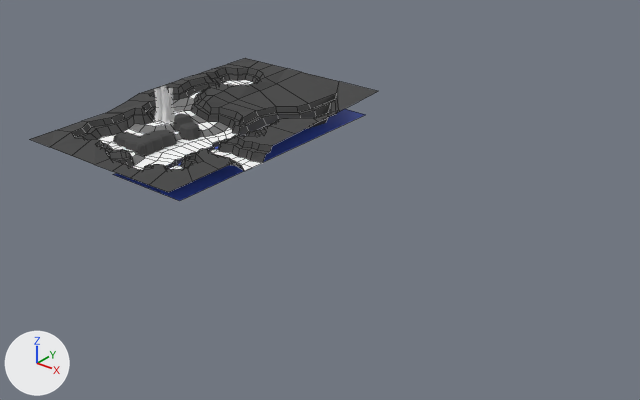
The Blender file Assets/Models/Terrain/bosque.blend as it was, and as the next commit left it.
Camera for both pictures: a camera (50 mm lens) standing at (254.0, -235.0, 137.0) and looking at (65.0, 1.0, -10.0). The axes (+X, +Y, +Z) are drawn at lower left. The lights are the same throughout. The picture after the commit comes second. Mesh edges are drawn as thin lines on the coarser meshes.

The older version as bpy lines, for what is in view:
```python
me_plane = bpy.data.meshes.new('Plane')
me_plane.from_pydata(...)  # 611 vertices, 567 faces; spans x -40.3..40.1, y -51.2..74.1, z -3.5..10.0
# faces by material slot: [438, 103, 26]
me_plane.materials.append(mat_material)  # dark grey #454545
me_plane.materials.append(mat_material_005)  # white #ffffff
me_plane.materials.append(mat_material_006)  # grey #7b7b7b
me_plane_003 = bpy.data.meshes.new('Plane.003')
me_plane_003.from_pydata([(0.1, -43.5, -1.6), (36.8, -43.5, -1.6), (0.1, 69.3, -1.6), (36.8, 69.3, -1.6)], [], [(0, 1, 3, 2)])
me_plane_003.materials.append(mat_material_004)  # blue #4c69e7
me_plane_005 = bpy.data.meshes.new('Plane.005')
me_plane_005.from_pydata(...)  # 168 vertices, 116 faces; spans x -19.1..2.4, y -29.3..5.6, z 0.0..7.4
me_plane_005.materials.append(mat_material)  # dark grey #454545
ob_plane_002 = bpy.data.objects.new('Plane.002', me_plane)
ob_plane_002.location = (0.0, 0.0, 0.0)
ob_plane_003 = bpy.data.objects.new('Plane.003', me_plane_003)
ob_plane_003.location = (0.0, 0.0, 0.0)
ob_plane_005 = bpy.data.objects.new('Plane.005', me_plane_005)
ob_plane_005.location = (0.0, 0.0, 0.0)
# also in view: 'Plane.004' at (-18.0, 0.0, 10.0)
```
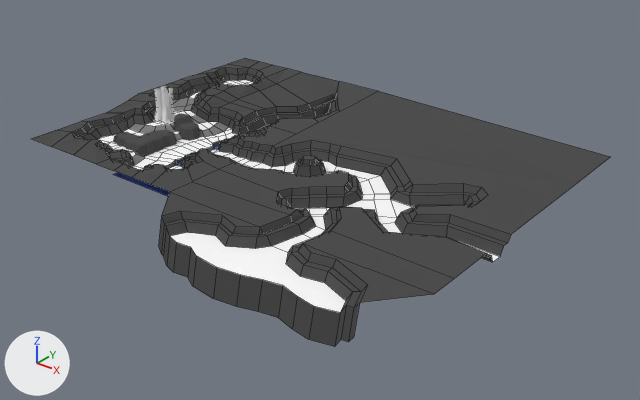
Commit message: bosque DONE

Where the change shows, as pixel boxes (x1, y1, x2, y2) in the pictures (640 x 400 px):
'Plane.002', reshaped (66% wider, 115% taller)
    before: (30, 58, 378, 192)
    after: (31, 58, 610, 347)
part 1 of me_plane, built on
    before: (30, 137, 192, 192)
    after: (31, 91, 610, 347)
'Plane.003', unchanged, covered by the edit
    before: (113, 109, 366, 201)
    after: (113, 146, 219, 196)

What the commit changed:
me_plane is used by ob_plane_002; location (0.0, 0.0, 0.0).
me_plane had 611 vertices, 567 faces and spanned x -40.3..40.1, y -51.2..74.1, z -3.5..10.0.
me_plane now has 916 vertices, 824 faces and spans x -40.3..146.8, y -73.4..74.1, z -9.8..10.0.
me_plane part 1: 7 vertices moved from x -40.3..30.1, y -51.2, z 5.0..5.4 to x -40.3..30.1, y -50.5, z 5.0..5.4; 1 vertex removed from x 40.1, y -51.2, z 5.6; 306 vertices added at x 40.1..146.8, y -73.4..74.1, z -9.8..5.8.
